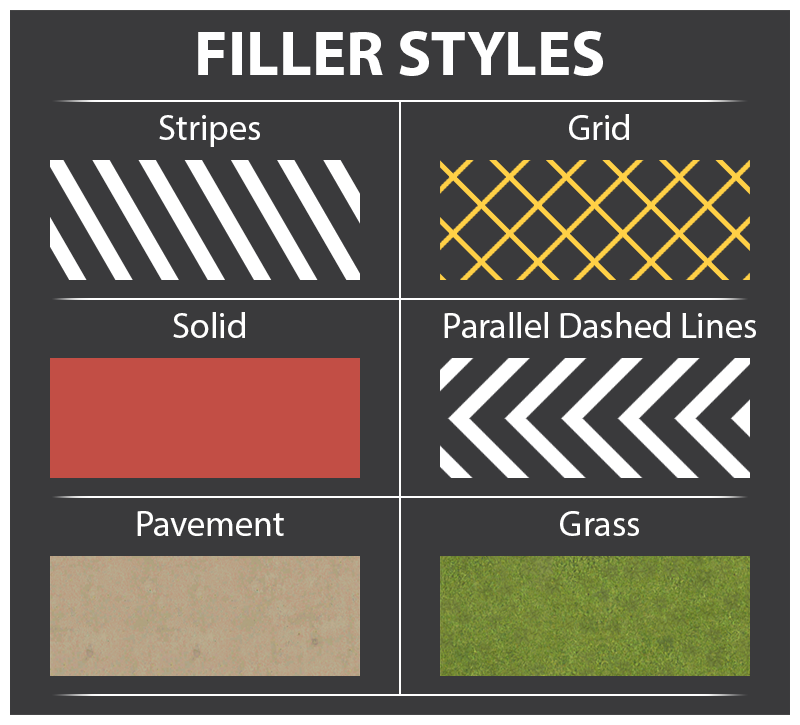
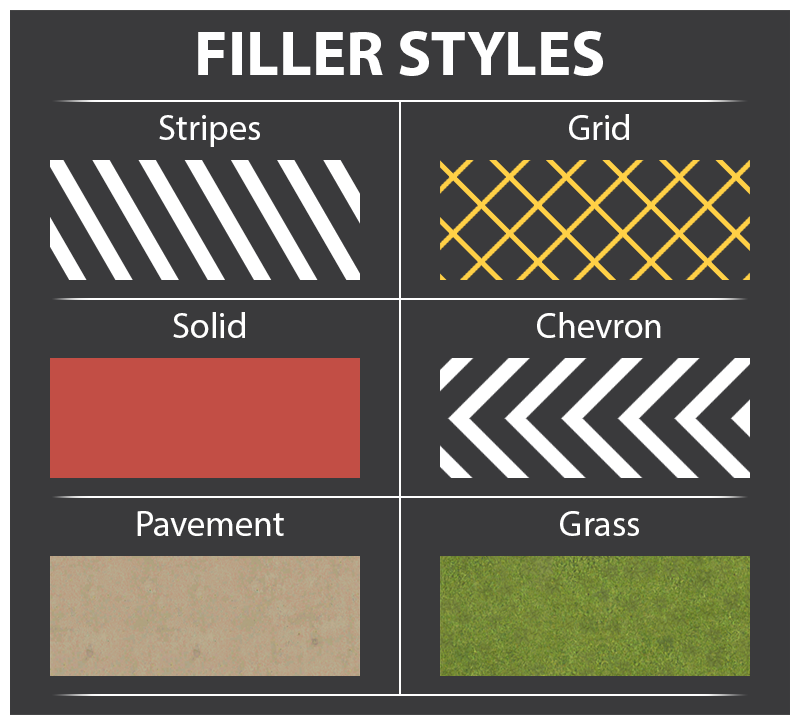
Layered file, before and after one edit (800px x 725px). Changes by layer:
renamed "Parallel Dashed Lines" to "Chevron", painted on it over (x1=444, y1=312, x2=756, y2=338)
